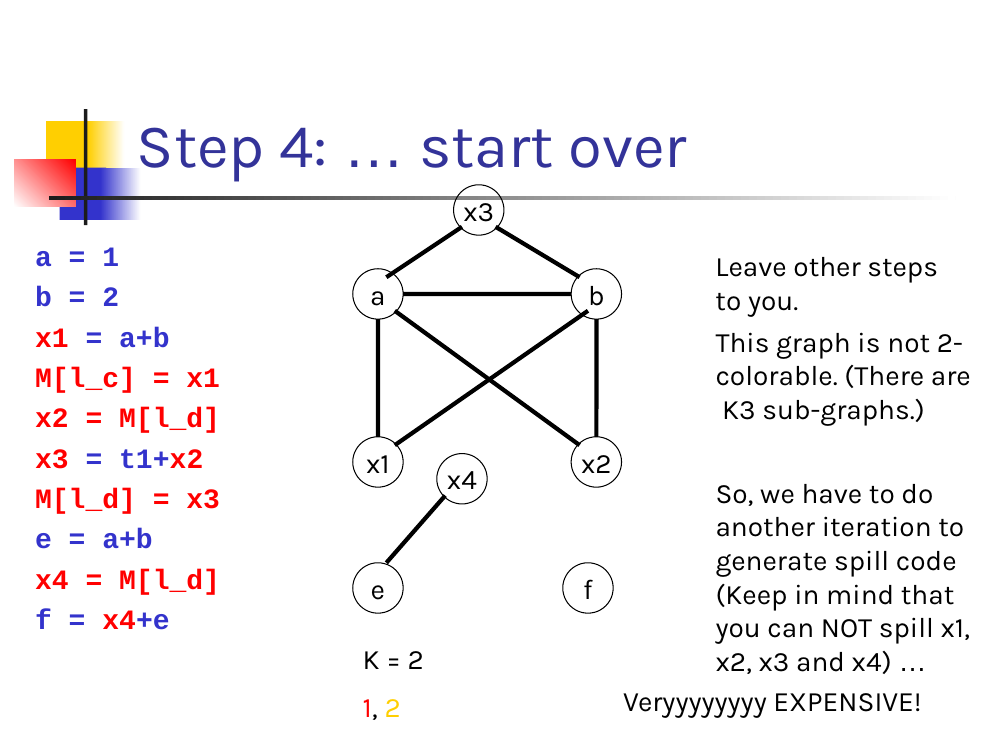
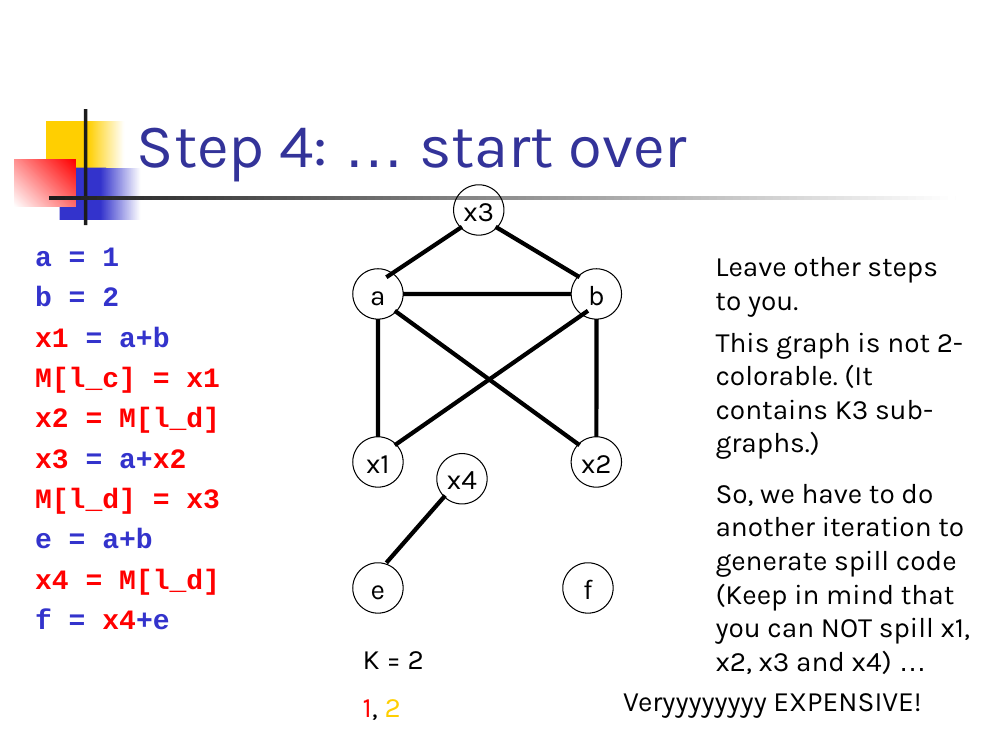
Before and after one commit to csslab-ustc/csslab-ustc.github.io, a slide deck: slide 64 of courses/compiler/slides/lec18-reg-alloc-gc.pptx. Drawn at 1008x756 pixels with LibreOffice and Linux fonts; fonts in the diff are those of the drawing. Boxes give left, top, right and bottom in pixels: in the first picture for what was removed or moved away, otherwise in the second. Text is boxed around its words. In the diff, an @@ line names an element or a change of style, - is before the commit and + after.

```diff
--- a/courses/compiler/slides/lec18-reg-alloc-gc.pptx
+++ b/courses/compiler/slides/lec18-reg-alloc-gc.pptx
@@ text at bbox=[716, 332, 963, 459]: text changed @@
-This graph is not 2-colorable. (There are K3 sub-graphs.)
+This graph is not 2-colorable. (It contains K3 sub-graphs.)
@@ text at bbox=[35, 449, 186, 469]: text changed @@
-x3 = t1+x2
+x3 = a+x2
```
Also in this commit, not shown: 19 other slides changed, 15 slides added, 28 other files.
